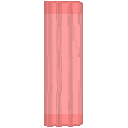
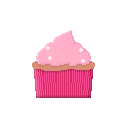
The second w=128, h=128 image is a revision of the first. Changes to its layers:
renamed "Layer 3 copy" to "Layer 5", moved it above "Layer 4", painted on it over box(44, 1, 85, 127)
moved "Layer 4" above "Layer 3", painted on it over box(32, 1, 95, 127)
hid "Layer 3" over box(44, 1, 83, 127)
